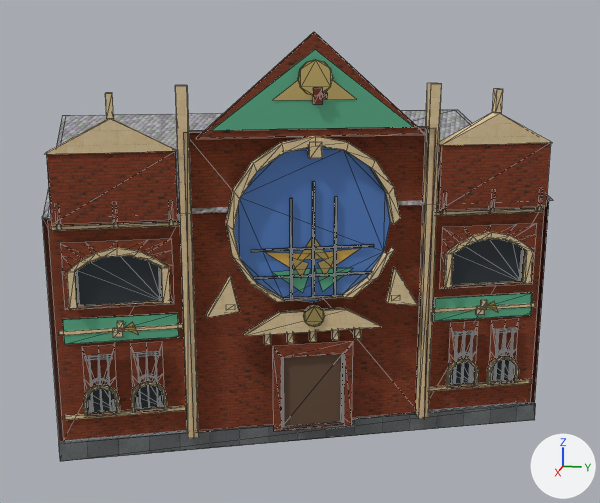
The glTF model viewer/districts/2018-harmonie/landmarks/503713425.glb as it was, and as the next commit left it.
One viewpoint serves both versions: a camera (50 mm lens) standing at (-105.7, 173.9, 10.6) and looking at (-133.0, 168.5, 3.8). The axes (+X, +Y, +Z) are drawn at lower right. The lights are the same throughout. The older version comes first. Mesh edges are drawn as thin lines. Where no turn or scale is listed for an object, it has been applied to the vertices. Vertices at exactly the same position are counted once.

Names of what the first picture shows: 'bldg_503713425_landmark'.
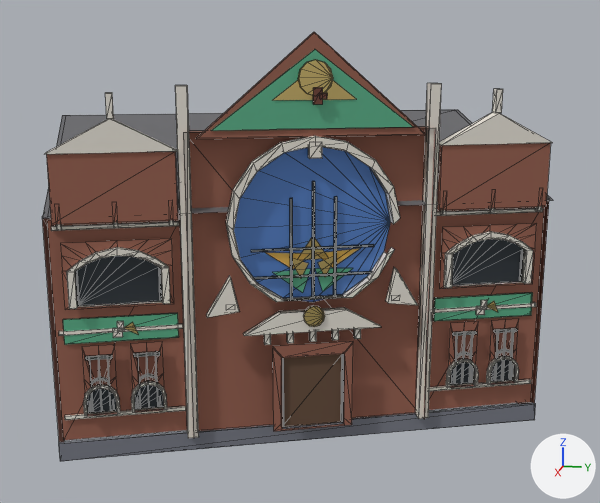
The newer file is also turned or shifted as a whole; pictures and numbers use the older file's frame.

What differs and where, as boxes [x1, y1, x2, y2] in the pictures (600 x 503 px; the box of a moved part takes in the faces that stretch with it):
```json
{"part": 1, "of": "me_bldg_503713425_landmark", "change": "moved or reshaped", "before": [75, 60, 523, 327], "after": [75, 60, 523, 327]}
{"part": 2, "of": "me_bldg_503713425_landmark", "change": "moved or reshaped", "before": [87, 373, 164, 413], "after": [87, 373, 164, 413]}
{"part": 3, "of": "me_bldg_503713425_landmark", "change": "moved or reshaped", "before": [450, 348, 513, 385], "after": [450, 348, 513, 385]}
{"part": 4, "of": "me_bldg_503713425_landmark", "change": "recoloured", "before": [59, 358, 536, 461], "after": [59, 358, 536, 461]}
{"part": 5, "of": "me_bldg_503713425_landmark", "change": "recoloured", "before": [42, 32, 551, 442], "after": [42, 32, 551, 442]}
{"part": 6, "of": "me_bldg_503713425_landmark", "change": "recoloured", "before": [313, 87, 328, 104], "after": [313, 87, 328, 104]}
{"part": 7, "of": "me_bldg_503713425_landmark", "change": "recoloured", "before": [42, 110, 552, 218], "after": [42, 110, 552, 218]}
{"part": 8, "of": "me_bldg_503713425_landmark", "change": "recoloured", "before": [45, 83, 552, 438], "after": [45, 83, 552, 438]}
```

Edits to the scene script, one JSON object a line:
```json
{"op": "add", "block": "mat_slate", "code": ["mat_slate = principled_material('slate')", "mat_slate.base_color = (0.14, 0.14, 0.15)  # dark grey #69696c", "mat_slate.roughness = 0.7"]}
{"op": "add", "block": "mat_stone_white", "code": ["mat_stone_white = principled_material('stone_white')", "mat_stone_white.base_color = (0.82, 0.78, 0.7)  # white #eae5da", "mat_stone_white.roughness = 0.82"]}
{"op": "add", "block": "mat_bluestone", "code": ["mat_bluestone = principled_material('bluestone')", "mat_bluestone.base_color = (0.19, 0.2, 0.24)  # grey #797c86", "mat_bluestone.roughness = 0.86"]}
{"op": "add", "block": "mat_brick_dark", "code": ["mat_brick_dark = principled_material('brick_dark')", "mat_brick_dark.base_color = (0.17, 0.06, 0.04)  # brown #734538", "mat_brick_dark.roughness = 0.94"]}
{"op": "add", "block": "mat_brick", "code": ["mat_brick = principled_material('brick')", "mat_brick.base_color = (0.31, 0.12, 0.08)  # brown #976150", "mat_brick.roughness = 0.9"]}
{"block": "me_bldg_503713425_landmark", "where": "me_bldg_503713425_landmark.from_pydata(...)  # 1464 vertices, 1974 faces; spans x -9.6..9.6, y -9.1..9.1, z -5.4..5.4"}
{"block": "me_bldg_503713425_landmark", "where": "# used by ob_bldg_503713425_landmark; location = (-133.23, 167.22, 5.55)"}
{"block": "me_bldg_503713425_landmark", "change": "me_bldg_503713425_landmark part 1: 52 of 1464 vertices moved; they spanned x 4.6..9.1, y -2.7..8.4, z -1.9..4.7 and now span x 4.6..9.1, y -2.7..8.4, z -1.9..4.7; mean shift (0.0, 0.0, 0.0); largest move (7.2, 3.0, 2.7) -> (7.9, 1.2, 1.5)"}
{"block": "me_bldg_503713425_landmark", "change": "me_bldg_503713425_landmark part 2: 22 of 1464 vertices moved; they spanned x 8.3..9.1, y -2.6..-0.8, z -4.1..-3.1 and now span x 8.3..9.1, y -2.6..-0.8, z -4.1..-3.1; mean shift (0.0, 0.0, 0.0); largest move (9.1, -2.6, -4.1) -> (8.8, -1.9, -4.1)"}
{"block": "me_bldg_503713425_landmark", "change": "me_bldg_503713425_landmark part 3: 22 of 1464 vertices moved; they spanned x 4.7..5.4, y 6.5..8.3, z -4.1..-3.1 and now span x 4.7..5.4, y 6.5..8.3, z -4.1..-3.1; mean shift (0.0, 0.0, 0.0); largest move (5.4, 6.5, -4.1) -> (5.1, 7.2, -4.1)"}
{"block": "me_bldg_503713425_landmark", "change": "me_bldg_503713425_landmark part 4: 18 faces spanning x 4.3..9.4, y -3.3..9.0, z -5.4..-2.8 switch from mat_lm_bluestone to mat_bluestone (grey #797c86)"}
{"block": "me_bldg_503713425_landmark", "change": "me_bldg_503713425_landmark part 5: 258 faces spanning x -9.6..9.5, y -9.1..9.0, z -5.4..5.4 switch from mat_lm_brick_red to mat_brick (brown #976150)"}
{"block": "me_bldg_503713425_landmark", "change": "me_bldg_503713425_landmark part 6: 24 faces spanning x 7.3..7.5, y 3.0..3.4, z 3.7..4.1 switch from mat_lm_brick_dark to mat_brick_dark (brown #734538)"}
{"block": "me_bldg_503713425_landmark", "change": "me_bldg_503713425_landmark part 7: 4 faces spanning x -8.8..9.5, y -8.6..9.1, z 1.1..3.0 switch from mat_church_slate to mat_slate (dark grey #69696c)"}
{"block": "me_bldg_503713425_landmark", "change": "me_bldg_503713425_landmark part 8: 934 faces spanning x 4.4..9.6, y -3.1..8.9, z -5.0..4.2 switch from mat_lm_stone_white to mat_stone_white (white #eae5da)"}
```
